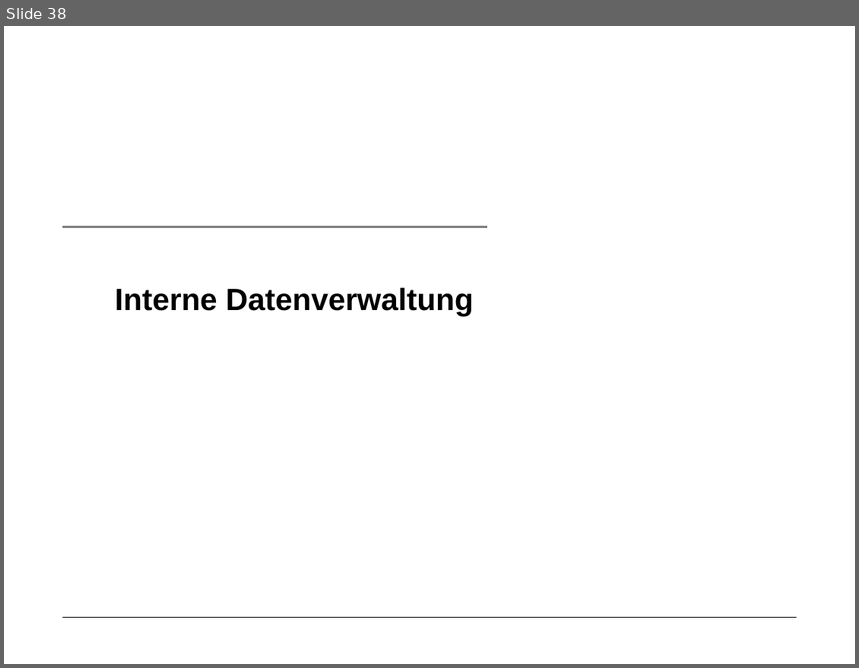
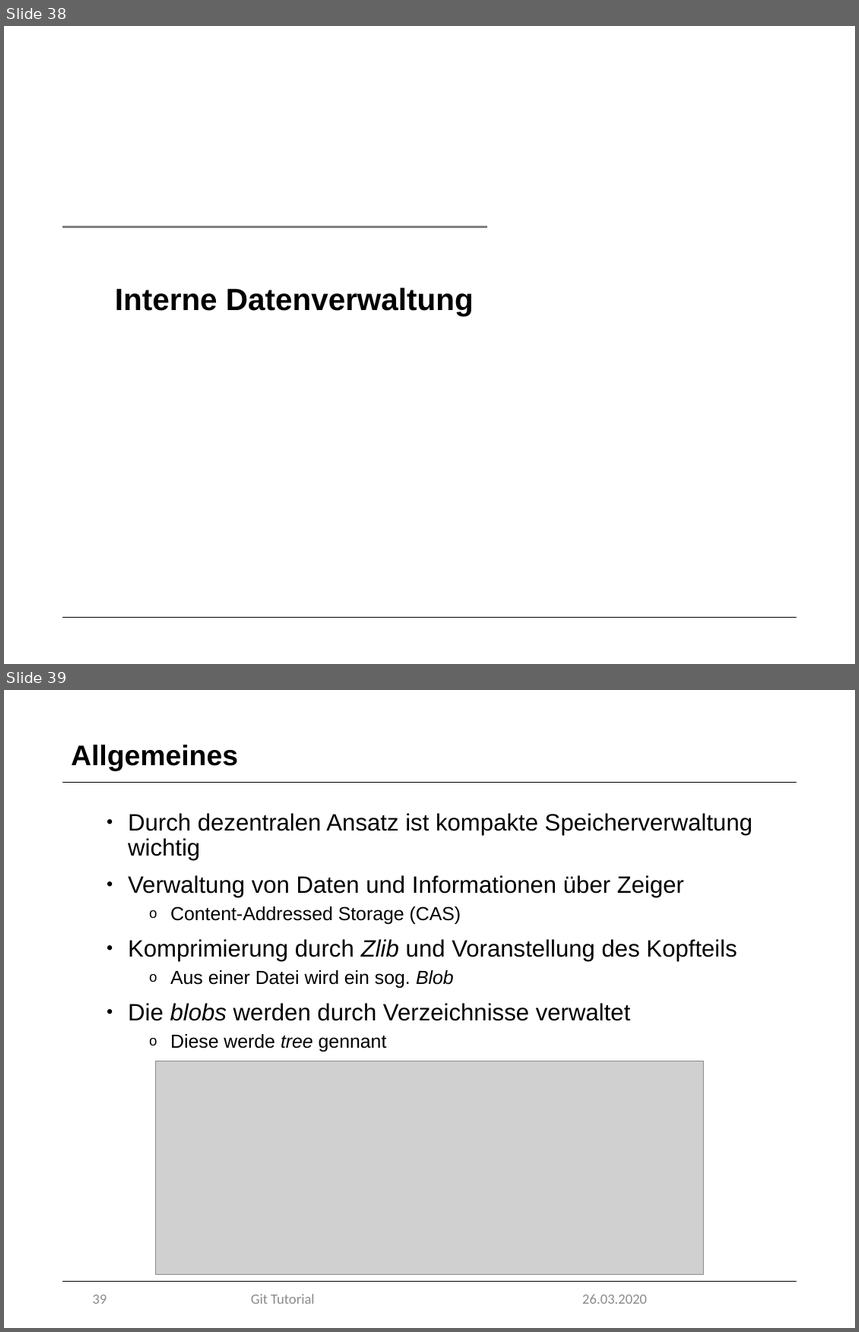
Before and after one commit to marcretzlaff/projektarbeit, a slide deck: Präsentation-90min/Präsentation-90min.pptx. Shown one above the other, each under a label of ours: slide 38 before the commit, slides 38 and 39 after it. The pictures are 859x668 and 859x1332 pixels, drawn with LibreOffice and Linux fonts; fonts in the diff are those of the drawing; grey boxes stand for pictures; background and template pictures are left out. Boxes give left, top, right and bottom in pixels: in the first picture for what was removed or moved away, otherwise in the second. Text is boxed around its words. In the diff, an @@ line names an element or a change of style, - is before the commit and + after.

```diff
--- a/Präsentation-90min/Präsentation-90min.pptx
+++ b/Präsentation-90min/Präsentation-90min.pptx
@@ slide 39 added at box(4, 690, 855, 1328), background #FFFFFF; not listed: 1 template element that a slide beside it also shows @@
@@ title added at box(71, 745, 238, 771), 24 pt, text #000000, bold @@
+Allgemeines
@@ line added from (63, 783) to (797, 783), #000000 0.5 pt @@
@@ text added at box(128, 813, 753, 1052), 20 pt, text #000000 @@
+• Durch dezentralen Ansatz ist kompakte Speicherverwaltung wichtig
+• Verwaltung von Daten und Informationen über Zeiger
+  o Content-Addressed Storage (CAS)
+• Komprimierung durch Zlib und Voranstellung des Kopfteils
+  o Aus einer Datei wird ein sog. Blob
+• Die blobs werden durch Verzeichnisse verwaltet
+  o Diese werde tree gennant
@@ picture added at box(155, 1061, 704, 1274) @@
@@ page number added at box(92, 1295, 107, 1304), 12 pt, text #8C8C8C @@
+39
@@ text added at box(251, 1294, 315, 1304), 12 pt, text #8C8C8C @@
+Git Tutorial
@@ text added at box(582, 1294, 647, 1304), 12 pt, text #8C8C8C @@
+26.03.2020
```
Also in this commit, not shown: 31 slides changed, 2 other slides added, 1 slide removed.
